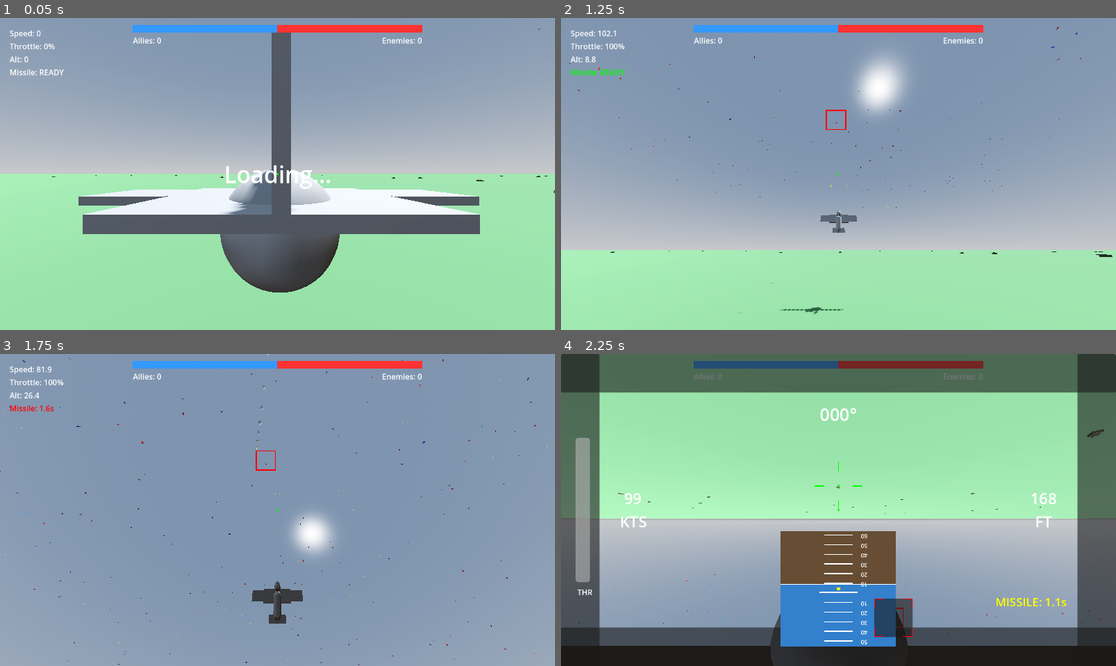
Above: before the commit, frames 1-4 (two rows, left to right).
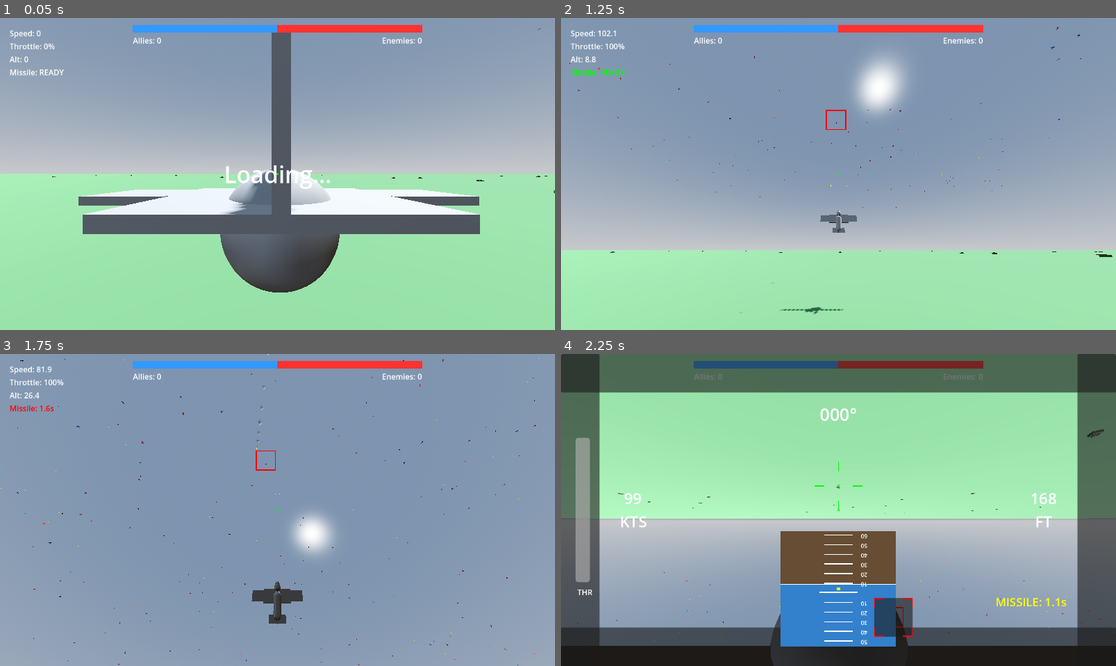
Above: after the commit, the same moments.

Repository: HDargo/flightDemo
Game: Godot game, scene res://Scenes/Levels/MainLevel.tscn
Two runs of this game, one before a commit and one after it. Both use one fixed random seed, a clock stepped at 60 frames per second and the inputs below.
Inputs (mouse positions are in pixels of both pictures, inside the frame that each line leads up to):
- Up to frame 1 (0.05 s): no input
- Up to frame 2 (1.25 s): tap Enter at 0.5 s; move the mouse to (866, 174) at 0.52 s; hold W (flight_pitch_up) from 0.53 s (still down); hold Space (flight_fire_gun) from 0.53 s (still down); click (866, 174) at 0.67 s
- Up to frame 3 (1.75 s): keep holding W (flight_pitch_up); move the mouse to (249, 510) at 1.27 s; release Space (flight_fire_gun) at 1.28 s; tap F (flight_fire_missile) at 1.35 s
- Up to frame 4 (2.25 s): keep holding W (flight_pitch_up); move the mouse to (849, 503) at 2.02 s; tap V at 2.1 s

Frame 1 is identical in both runs. In frame 2, less than 0.1% of the frame differs, in the area x 5-94%, y 4-61%; in frame 3, less than 0.1%, in the area x 0-99%, y 1-100%; in frame 4, less than 0.1%.

Commit message:
AI 비행 안정성 개선: 지면 회피 로직 및 스톨 회복 메커니즘 수정, 다수의 AI 항공기 안전성 향상

Diff:
--- a/Scripts/Flight/AIController.gd
+++ b/Scripts/Flight/AIController.gd
@@ -118,41 +118,83 @@
 		else:
 			aircraft.input_fire = false
 
-func handle_survival(_delta: float, my_data: Dictionary) -> bool:
+func handle_survival(delta: float, my_data: Dictionary) -> bool:
 	var altitude = my_data.pos.y
+	var vertical_speed = my_data.vel.y
 	var current_speed = my_data.vel.length()
 	var forward = - aircraft.global_transform.basis.z
 	var current_pitch = asin(clamp(forward.y, -1.0, 1.0))
 
-	# A. Terrain Avoidance (Absolute Priority at low altitude)
-	if altitude < 200.0:
-		var danger_factor = clamp(1.0 - (altitude / 200.0), 0.0, 1.0)
-		if forward.y < -0.05: danger_factor += 0.3
-
-		if danger_factor > 0.1:
+	# Predictive Ground Avoidance
+	# If we are falling, we need more space to pull out
+	var descent_rate = max(0.0, -vertical_speed)
+	var time_to_impact = 999.0
+	if descent_rate > 1.0:
+		time_to_impact = altitude / descent_rate
+
+	# Dynamic floor: The faster we fall, the earlier we must pull up
+	# Base floor 150m, plus 4 seconds of current descent distance
+	var safety_floor = 150.0 + (descent_rate * 4.0)
+
+	# A. Critical Terrain Avoidance (Panic Pull)
+	if altitude < safety_floor:
+		var danger_factor = clamp(1.0 - (altitude / safety_floor), 0.0, 1.0)
+
+		# If extremely low or about to impact, max priority
+		if danger_factor > 0.1 or time_to_impact < 4.0:
 			aircraft.input_throttle_up = true
 			aircraft.input_throttle_down = false
 
-			# Level wings
+			# Level wings first if we are banked too much, to maximize lift vector upwards
 			var right = aircraft.global_transform.basis.x
-			var roll_angle = atan2(right.y, right.length())
-			target_roll = - sign(roll_angle) * min(abs(roll_angle) * 8.0, 1.0)
-
-			# Pitch control: At low altitude, NEVER dive even if stalling
-			var max_safe_pitch = deg_to_rad(25.0)
-			if current_pitch > max_safe_pitch:
-				target_pitch = 0.0 # Maintain climb
+			var up = aircraft.global_transform.basis.y
+			var upright_dot = up.dot(Vector3.UP)
+
+			# Roll Logic: Shortest path to upright
+			# If Right Wing is High (right.y > 0), we want to Roll Right (+) to lower it.
+			# If Right Wing is Low (right.y < 0), we want to Roll Left (-) to raise it.
+			target_roll = clamp(right.y * 5.0, -1.0, 1.0)
+
+			# Inverted Fix: If upside down, we can't be stable.
+			# If up.y is negative (inverted) and right.y is small (wings "level" but inverted),
+			# the proportional control above is too weak (right.y ~ 0).
+			# We must FORCE a roll.
+			if upright_dot < 0.0:
+				var roll_dir = 1.0
+				if right.y < 0.0: roll_dir = -1.0
+				target_roll = roll_dir * 1.0
+
+			# Pitch control: Gated by orientation
+			# If we are banked heavily (> 60 deg) or inverted (upright_dot < 0.5),
+			# pulling UP (positive pitch) actually sends us sideways or down.
+			if upright_dot < 0.5:
+				# FOCUS ON ROLL. Do not pull up yet.
+				# Neutral pitch or slight push to keep nose from dropping relative to horizon if possible,
+				# but effectively just wait for roll.
+				target_pitch = 0.0
 			else:
-				# Aggressive pull up
-				target_pitch = clamp(danger_factor * 4.0, 0.0, 1.0)
-
-			return danger_factor > 0.4
-
-	# B. Stall Recovery (Secondary Priority, only if altitude is safe)
+				# We are upright enough that pulling back moves us away from ground
+				if current_pitch > deg_to_rad(45.0):
+					target_pitch = 0.5 # Maintain steep climb
+				else:
+					if time_to_impact < 2.0:
+						target_pitch = 1.0
+					else:
+						target_pitch = clamp(danger_factor * 5.0 + 0.2, 0.2, 1.0)
+
+			return true # Block other commands
+
+	# B. Stall Recovery (Secondary Priority)
 	if current_speed < aircraft.min_speed * 1.5:
 		aircraft.input_throttle_up = true
 		aircraft.input_throttle_down = false
-		target_pitch = -0.3 # Nose down to gain speed
+
+		# Only dive to recover speed if we have altitude!
+		if altitude > 400.0:
+			target_pitch = -0.3 # Nose down to gain speed
+		else:
+			target_pitch = 0.0 # Level flight to minimize lift loss while accelerating
+
 		target_roll = 0.0
 		return true
 
@@ -191,16 +233,33 @@
 		target = best_target
 		target_id = best_id
 
-func maintain_flight(_delta: float, my_data: Dictionary) -> void:
+func maintain_flight(delta: float, my_data: Dictionary) -> void:
 	# Keep wings level and maintain altitude
 	var right = aircraft.global_transform.basis.x
-	var roll_angle = atan2(right.y, right.length())
-	target_roll = - sign(roll_angle) * 0.5
+	var up = aircraft.global_transform.basis.y
+
+	# Roll Logic:
+	target_roll = clamp(right.y * 2.0, -1.0, 1.0)
+
+	# Anti-Inverted Check:
+	if up.y < 0.0:
+		var roll_dir = 1.0
+		if right.y < 0.0: roll_dir = -1.0
+		target_roll = roll_dir * 1.0
 
 	var altitude = my_data.pos.y
-	if altitude < 300.0: target_pitch = 0.2
-	elif altitude > 500.0: target_pitch = -0.1
-	else: target_pitch = 0.0
+	var vertical_speed = my_data.vel.y
+
+	# PID-like altitude hold
+	var target_altitude = 400.0
+	var error = target_altitude - altitude
+
+	# If we are low, we want positive vertical speed
+	# If we are high, we want negative vertical speed
+	var desired_vs = clamp(error * 0.1, -20.0, 20.0)
+	var vs_error = desired_vs - vertical_speed
+
+	target_pitch = clamp(vs_error * 0.05, -0.5, 0.5)
 
 	var speed = my_data.vel.length()
 	var cruise_speed = aircraft.max_speed * 0.7
--- a/Scripts/Flight/Aircraft.gd
+++ b/Scripts/Flight/Aircraft.gd
@@ -436,8 +436,12 @@
 		if node.visible:
 			node.hide()
 			explosion.global_position = node.global_position
+			print("  → Visual part hidden: %s" % node_name)
+		else:
+			print("  → Part already hidden: %s" % node_name)
 	else:
 		explosion.global_position = global_position
+		print("  → WARNING: Could not find visual node for part: %s (node_name: %s)" % [part, node_name])
 
 	# Check wing destruction using DamageSystem
 	if part in ["l_wing_out", "r_wing_out", "l_wing_in", "r_wing_in"]:
--- a/Scripts/Flight/DamageSystem.gd
+++ b/Scripts/Flight/DamageSystem.gd
@@ -36,17 +36,21 @@
 static func determine_hit_part(hit_pos_local: Vector3) -> String:
 	# Z: Forward is -Z, Back is +Z
 	# X: Right is +X, Left is -X
-
-	if hit_pos_local.z < -2.0:
+	# Aircraft spans roughly Z: [-2.0, 2.3]
+	if hit_pos_local.z < -1.3:
+		# Nose and Engine are both in the front.
+		# Engine is slightly further forward (-1.8) than Nose (-1.5) in this model.
+		if hit_pos_local.z < -1.7:
+			return "engine"
 		return "nose"
-	elif hit_pos_local.z < -1.0:
-		return "engine"
-	elif hit_pos_local.z > 2.0:
+	elif hit_pos_local.z > 1.3:
+		# Tail section
 		if abs(hit_pos_local.x) < 0.5:
 			return "v_tail"
 		else:
 			return "h_tail"
 	elif abs(hit_pos_local.x) > 0.5:
+		# Wings
 		if hit_pos_local.x < -2.0:
 			return "l_wing_out"
 		elif hit_pos_local.x < -0.5:
@@ -79,6 +83,7 @@
 	match part:
 		"nose": return "Nose"
 		"engine": return "Engine"
+		"fuselage": return "Fuselage"
 		"l_wing_in": return "LeftWingIn"
 		"l_wing_out": return "LeftWingOut"
 		"r_wing_in": return "RightWingIn"
@@ -89,7 +94,8 @@
 
 ## Check if aircraft should be destroyed
 static func check_critical_damage(parts_health: Dictionary) -> bool:
-	return parts_health["fuselage"] <= 0
+	# Fuselage or Engine destruction is critical
+	return parts_health["fuselage"] <= 0 or parts_health["engine"] <= 0
 
 ## Calculate visual damage effects (smoke intensity, etc.)
 static func calculate_damage_severity(parts_health: Dictionary, max_healths: Dictionary) -> float:
@@ -104,7 +110,7 @@
 		return 1.0
 
 	var health_ratio = total_health / total_max
-	return 1.0 - health_ratio  # 0.0 = no damage, 1.0 = critical
+	return 1.0 - health_ratio # 0.0 = no damage, 1.0 = critical
 
 ## Get recommended repair priority (returns array of part names sorted by priority)
 static func get_repair_priority(parts_health: Dictionary, max_healths: Dictionary) -> Array:
--- a/Scripts/Flight/MassAISystem.gd
+++ b/Scripts/Flight/MassAISystem.gd
@@ -154,8 +154,42 @@
 func _generate_control_inputs(index: int, target_idx: int, mass_system: MassAircraftSystem) -> void:
 	var my_pos = mass_system.positions[index]
 	var my_rot = mass_system.rotations[index]
+
+	# Altitude Check (Ground Avoidance)
+	var altitude = my_pos.y
+	var is_low = altitude < 250.0
+	var is_critical = altitude < 120.0
+
+	if is_critical:
+		# PANIC: Pull up hard, level wings, max throttle
+
+		var my_basis = Basis.from_euler(my_rot)
+		var right = my_basis.x
+		var local_up = my_basis.y
+		var upright_dot = local_up.dot(Vector3.UP)
+
+		# Pitch Logic: Only pull up if upright
+		if upright_dot < 0.5:
+			ai_pitch_outputs[index] = 0.0
+		else:
+			ai_pitch_outputs[index] = 1.0
+
+		# Level wings: Roll towards 0 (Right wing high -> Roll Right to lower it)
+		# Note: Right.y > 0 means Bank Left (Right wing is UP).
+		# To fix, we roll Right (+).
+		ai_roll_outputs[index] = clamp(right.y * 5.0, -1.0, 1.0)
+
+		# Inverted Fix:
+		if upright_dot < 0.0:
+			var roll_dir = 1.0
+			if right.y < 0.0: roll_dir = -1.0
+			ai_roll_outputs[index] = roll_dir * 1.0
+
+		ai_throttle_outputs[index] = 1.0
+		ai_fire_outputs[index] = 0
+		return # Override all other logic
+
 	var target_pos = mass_system.positions[target_idx]
-
 	var my_basis = Basis.from_euler(my_rot)
 	var my_forward = -my_basis.z
 
@@ -170,7 +204,13 @@
 			var dot_up = my_basis.y.dot(to_target)
 
 			# Pitch control
-			ai_pitch_outputs[index] = -dot_up  # Negative because up is positive Y
+			var pitch_input = -dot_up
+
+			# Safety: If low and target is below, don't dive
+			if is_low and target_pos.y < my_pos.y:
+				pitch_input = max(pitch_input, 0.1) # Maintain slight climb
+
+			ai_pitch_outputs[index] = pitch_input
 
 			# Roll control
 			ai_roll_outputs[index] = dot_right
@@ -189,7 +229,7 @@
 
 		GlobalEnums.AIState.EVADE:
 			# Evade: Roll and turn away
-			ai_pitch_outputs[index] = 0.3  # Pull up
+			ai_pitch_outputs[index] = 0.5  # Pull up harder
 			ai_roll_outputs[index] = 1.0 if randf() > 0.5 else -1.0  # Hard roll
 			ai_throttle_outputs[index] = 1.0  # Full throttle
 			ai_fire_outputs[index] = 0
@@ -198,9 +238,10 @@
 			_generate_idle_inputs(index)
 
 func _generate_idle_inputs(index: int) -> void:
-	ai_pitch_outputs[index] = 0.0
+	# Keep safe altitude even in idle
+	ai_pitch_outputs[index] = 0.1 # Slight climb
 	ai_roll_outputs[index] = 0.0
-	ai_throttle_outputs[index] = 0.5
+	ai_throttle_outputs[index] = 0.6
 	ai_fire_outputs[index] = 0
 
 func apply_ai_to_mass_system(mass_system: MassAircraftSystem) -> void:
Not shown, added: Documentation/AI_GRAVITY_FIX.md
